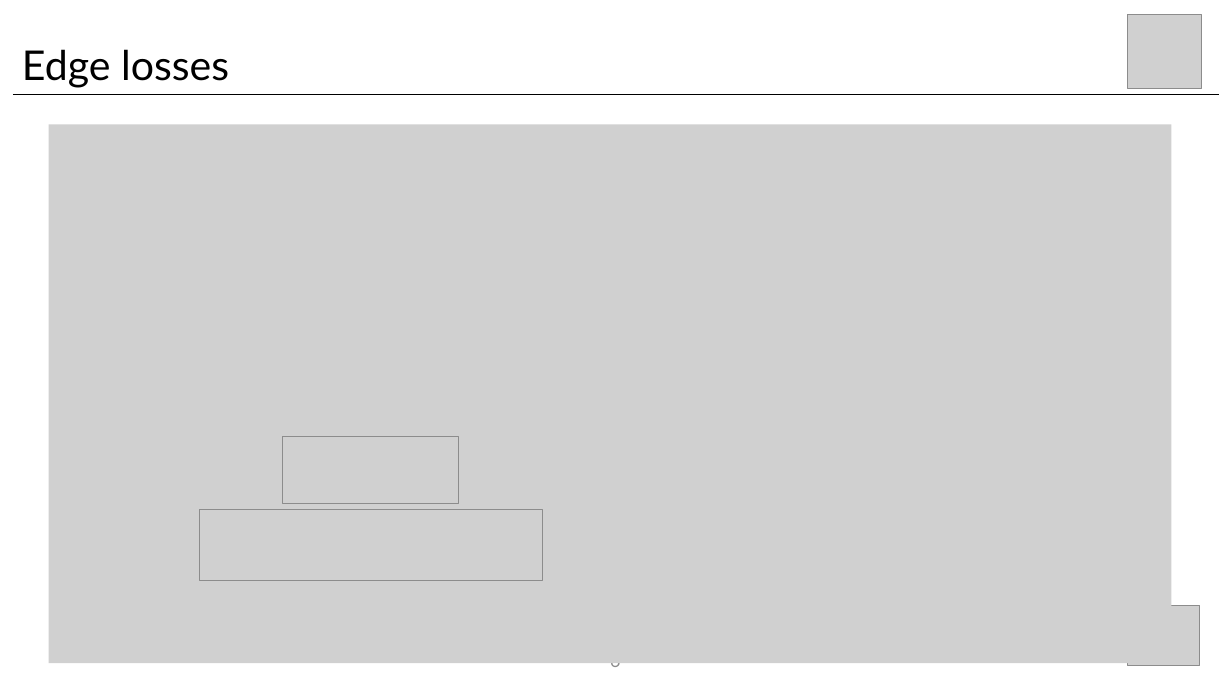
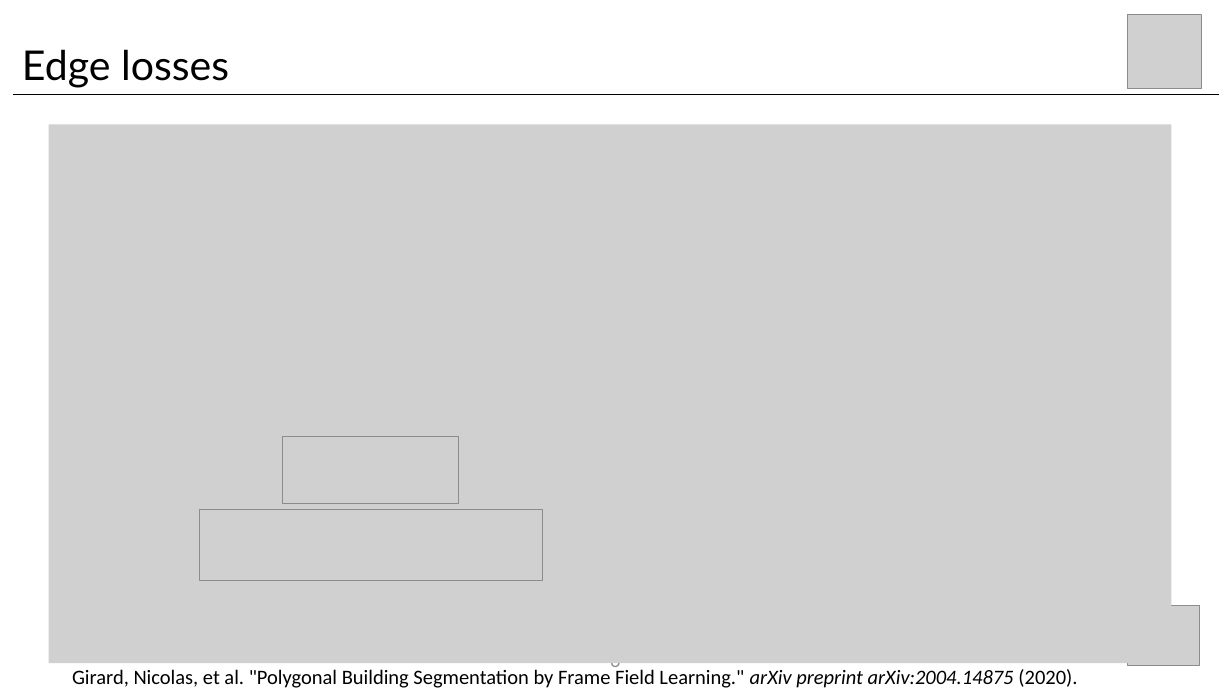
Before and after one commit to wangyi111/Building-Vectorization-3D, a slide deck: slide 6 of assets/reports/20201112_LossFunction.pptx. Drawn at 1232x693 pixels with LibreOffice and Linux fonts; fonts in the diff are those of the drawing; grey boxes stand for pictures. Boxes give left, top, right and bottom in pixels: in the first picture for what was removed or moved away, otherwise in the second. Text is boxed around its words. In the diff, an @@ line names an element or a change of style, - is before the commit and + after.

```diff
--- a/assets/reports/20201112_LossFunction.pptx
+++ b/assets/reports/20201112_LossFunction.pptx
@@ text added at (72,666,1077,688), 16 pt, text #000000 @@
+Girard, Nicolas, et al. "Polygonal Building Segmentation by Frame Field Learning." arXiv preprint arXiv:2004.14875 (2020).
```
Also in this commit, not shown: 3 other files.
